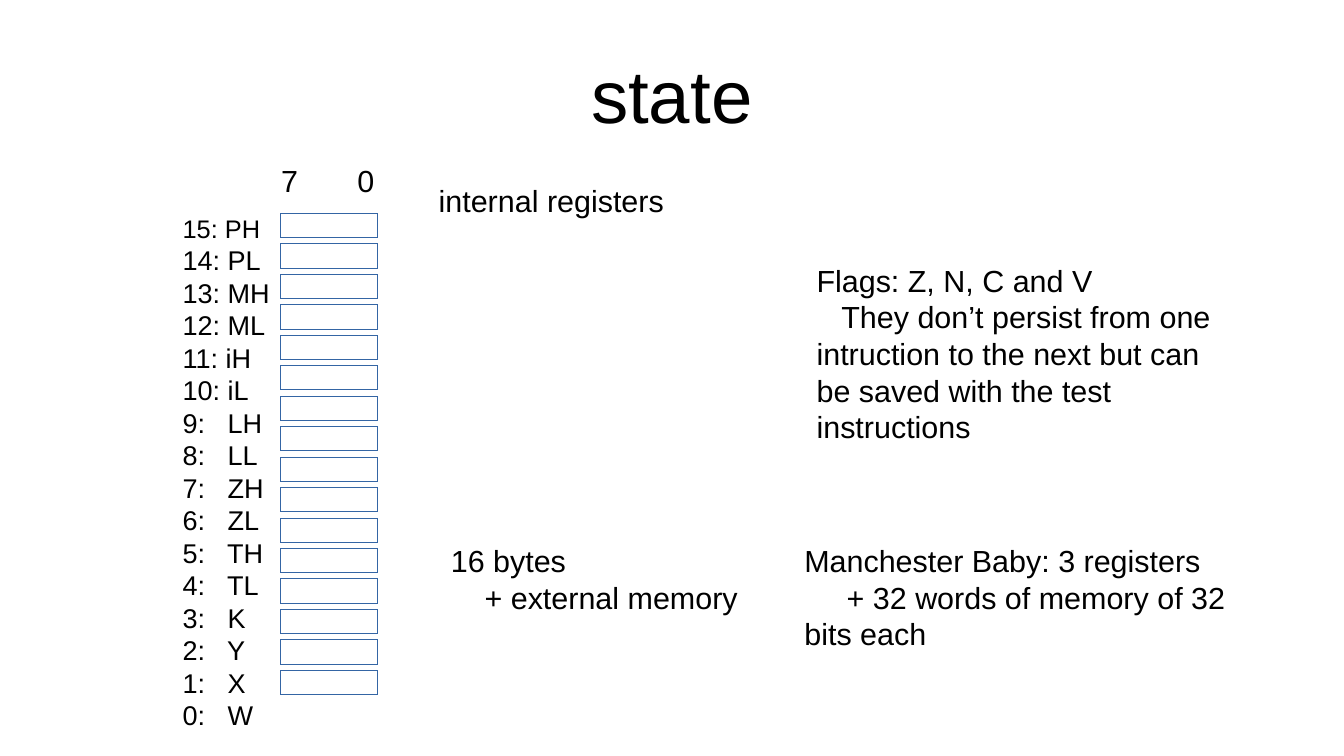
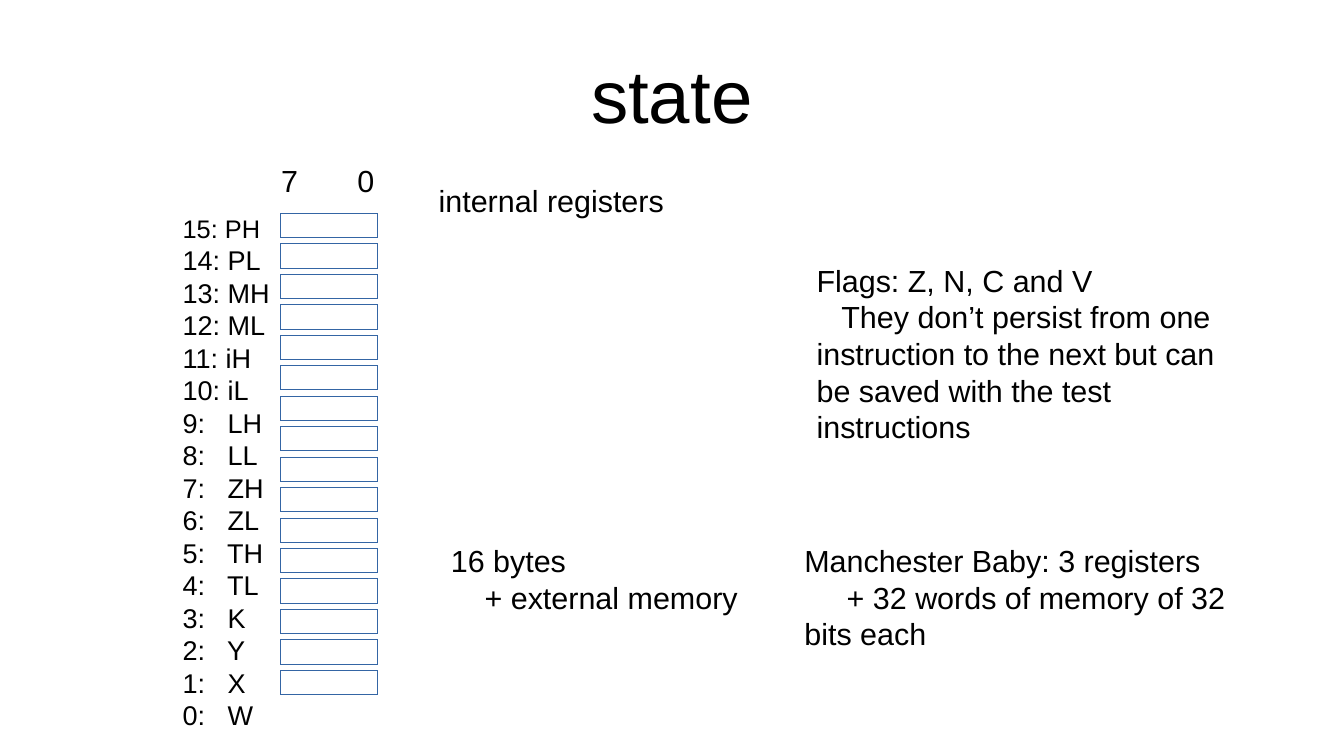
Before and after one commit to jeceljr/baby8, a slide deck: slide 3 of doc/baby8.odp. Drawn at 1344x756 pixels with LibreOffice and Linux fonts; fonts in the diff are those of the drawing. Boxes give left, top, right and bottom in pixels: in the first picture for what was removed or moved away, otherwise in the second. Text is boxed around its words. In the diff, an @@ line names an element or a change of style, - is before the commit and + after.

```diff
--- a/doc/baby8.odp
+++ b/doc/baby8.odp
@@ text at <box>817,306,1214,439</box>: text changed @@
-They don’t persist from one intruction to the next but can be saved with the test instructions
+They don’t persist from one instruction to the next but can be saved with the test instructions
```
Also in this commit, not shown: 4 other slides changed, 1 slide added, 3 other files.
